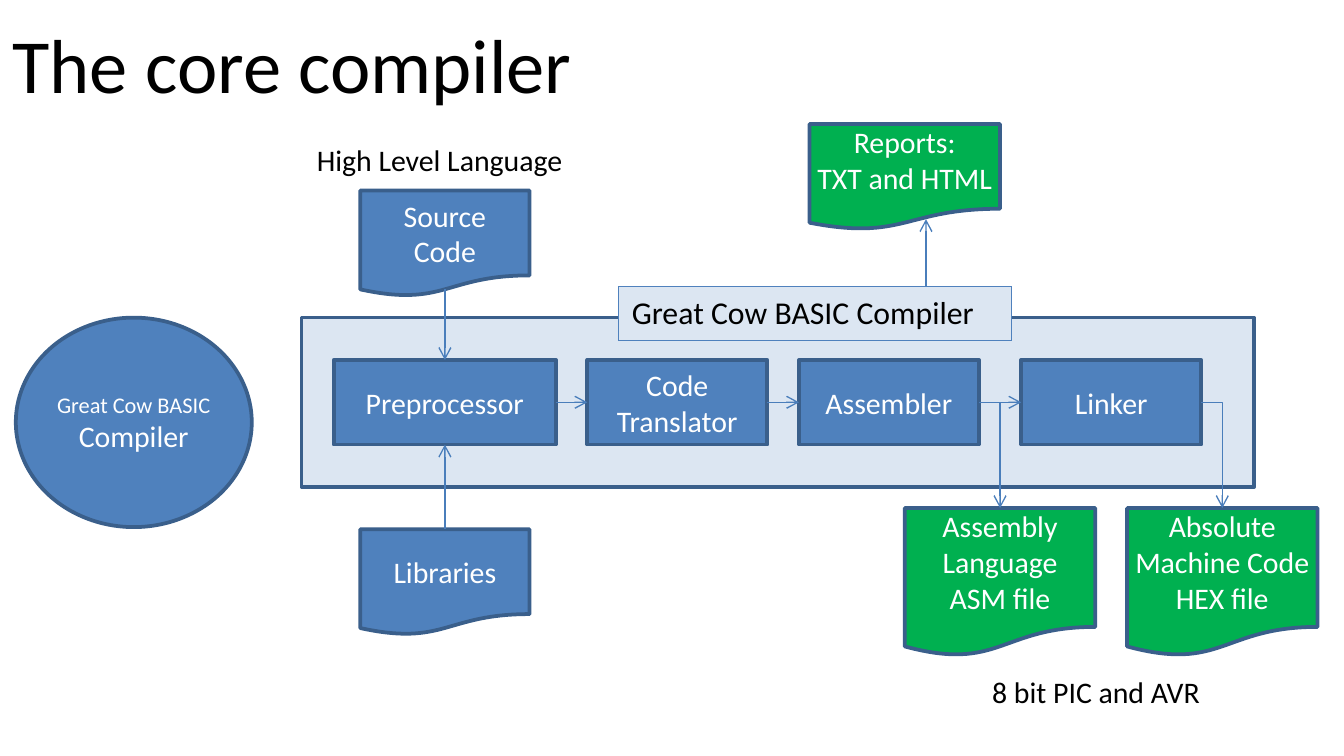
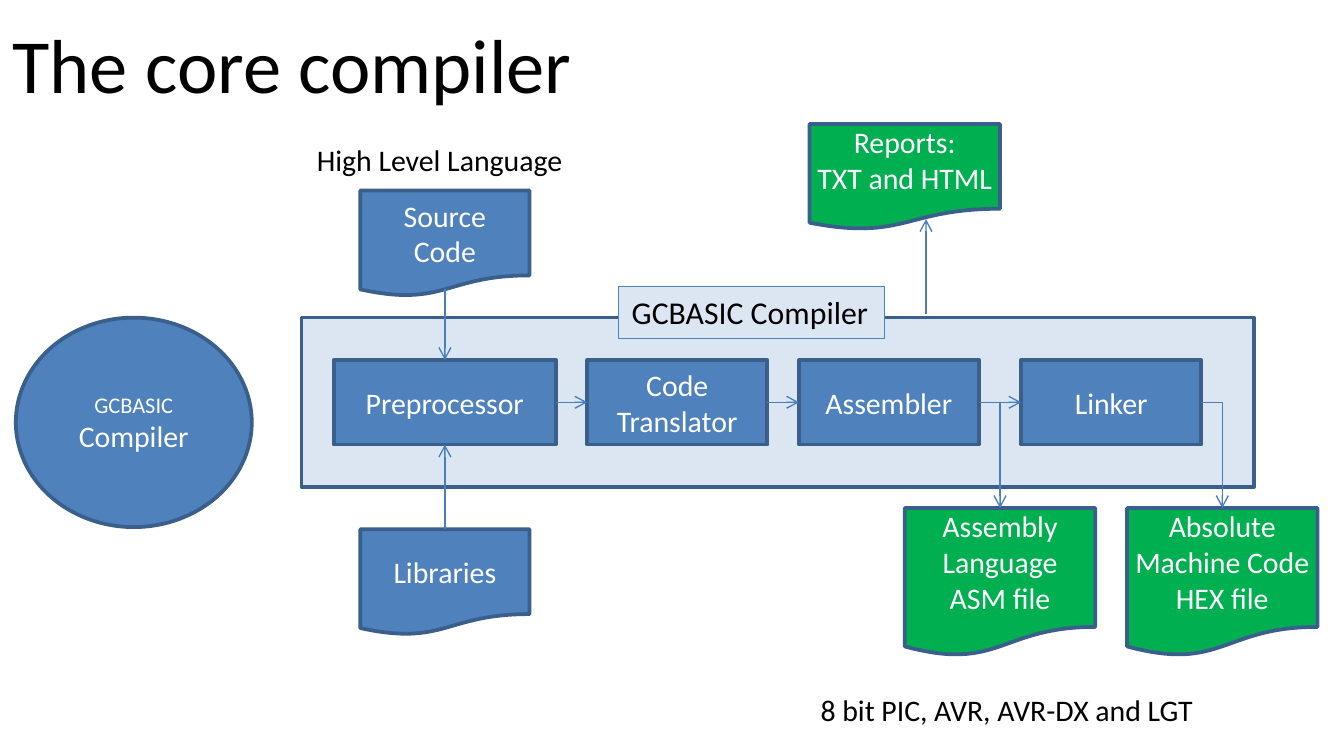
Before and after one commit to GreatCowBASIC/Demonstration_Sources, a slide deck: slide 6 of Vendor_Boards/Great_Cow_Basic_Demo_Board/18Fx6q20_ChipRange_Demonstrations/tutorials/GCbASIC_Part20_Summary.pptx (slide 5 before the commit). Drawn at 1344x756 pixels with LibreOffice and Linux fonts; fonts in the diff are those of the drawing. Boxes give left, top, right and bottom in pixels: in the first picture for what was removed or moved away, otherwise in the second. Text is boxed around its words. In the diff, an @@ line names an element or a change of style, - is before the commit and + after.

```diff
--- a/Vendor_Boards/Great_Cow_Basic_Demo_Board/18Fx6q20_ChipRange_Demonstrations/tutorials/GCbASIC_Part20_Summary.pptx
+++ b/Vendor_Boards/Great_Cow_Basic_Demo_Board/18Fx6q20_ChipRange_Demonstrations/tutorials/GCbASIC_Part20_Summary.pptx
@@ rectangle "GCBASIC Compiler": place and size @@
-rectangle "GCBASIC Compiler" at bbox=[618, 286, 1011, 340]
+rectangle "GCBASIC Compiler" at bbox=[618, 286, 884, 339]
@@ text in rectangle at bbox=[632, 302, 868, 329]: text changed @@
-Great Cow BASIC Compiler
+GCBASIC Compiler
@@ text in ellipse at bbox=[79, 398, 189, 452]: text changed; size 12 to 16 pt @@
-Great Cow BASIC Compiler
+GCBASIC Compiler
@@ text at bbox=[821, 700, 1193, 725]: text changed @@
-8 bit PIC and AVR
+8 bit PIC, AVR, AVR-DX and LGT
```
Also in this commit, not shown: 5 other slides changed, 3 slides added, 4 slides removed, 3 other files.
